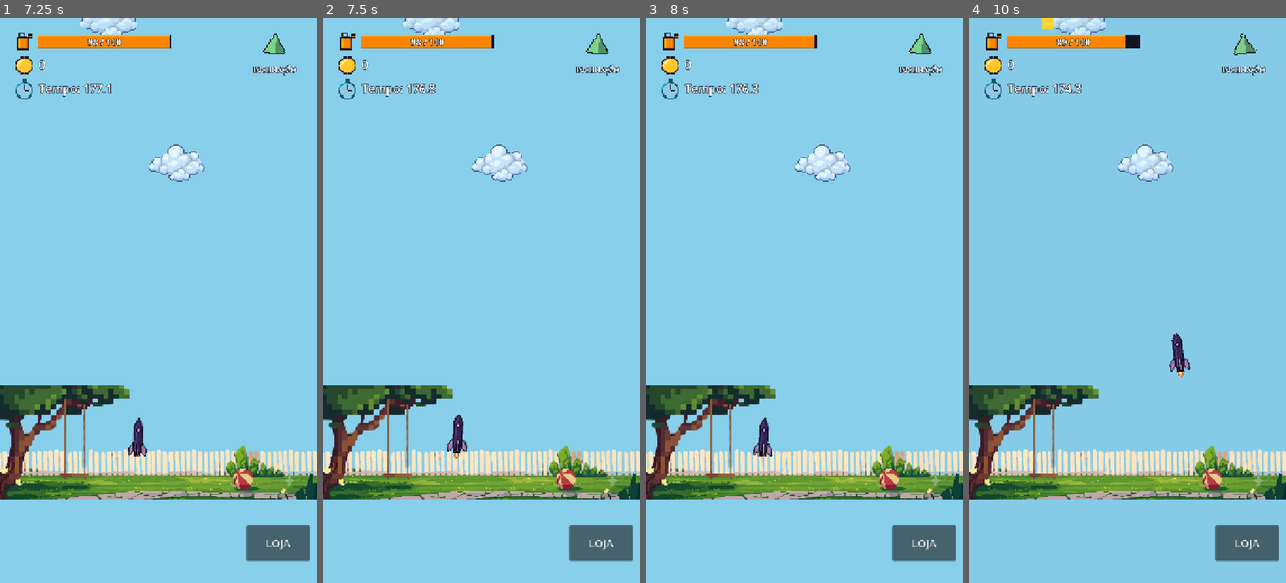
Above: before the commit, frames 1-4 (left to right).
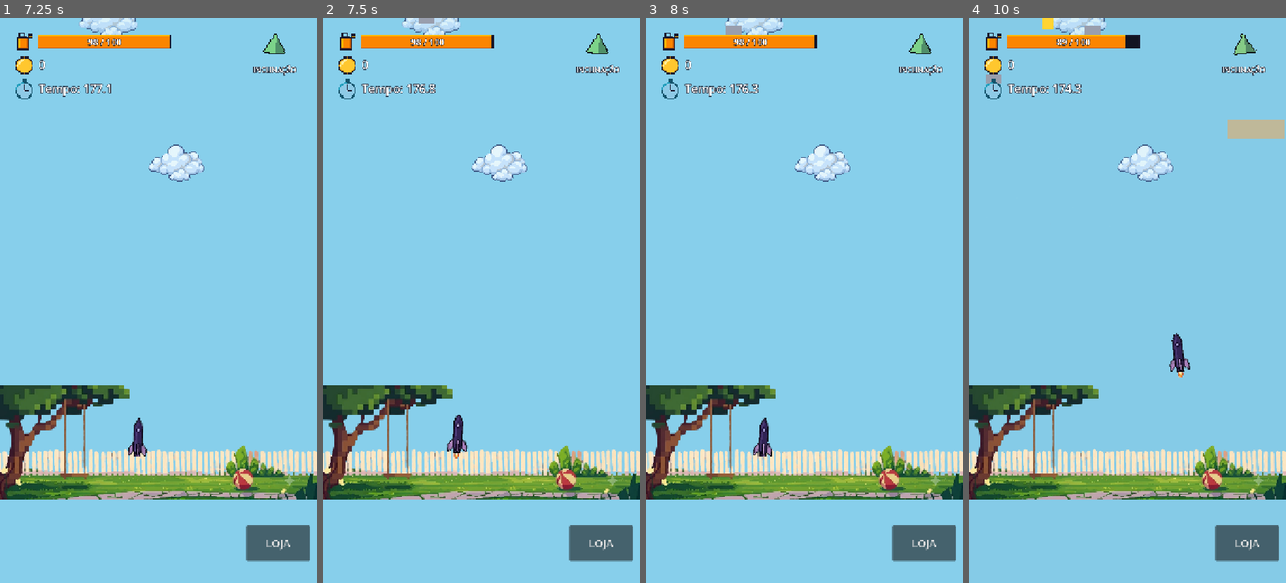
Above: after the commit, the same moments.

Repository: lucasevero/foguete-pra-lua
Game: Godot game, scene res://main.tscn
Two runs of this game, one before a commit and one after it. Both use one fixed random seed, a clock stepped at 60 frames per second and the inputs below.
Inputs (mouse positions are in pixels of both pictures, inside the frame that each line leads up to):
- Up to frame 1 (7.25 s): click "JOGAR" at 0.5 s; click "Atender" at 1.25 s; click "Pular" at 2 s; click "LOJA" at 2.75 s; click "Fechar" at 3.5 s; click "LOJA" at 4.25 s; click "Fechar" at 5 s; click "LOJA" at 5.75 s; click "Fechar" at 6.5 s
- Up to frame 2 (7.5 s): move the mouse to (551, 272) at 7.27 s; click (551, 272) at 7.42 s
- Up to frame 3 (8 s): no input
- Up to frame 4 (10 s): drag from (1064, 328) to (1111, 413) at 8.02 s; move the mouse to (1159, 176) at 8.77 s; click (1159, 176) at 8.92 s; drag from (1111, 413) to (1032, 215) at 9.52 s

Frame 1 is identical in both runs. In frame 2, less than 0.1% of the frame differs, in the area x 30-36%, y 0-1%; in frame 3, less than 0.1%; in frame 4, 0.8%, in the area x 5-100%, y 1-22%.

Commit message:
Low-altitude obstacles: pigeons (diagonal) and zeppelins (horizontal)
- flyer.gd: generic Area2D obstacle moved by a velocity set at spawn; emits
  asteroid_hit on player contact; in the "asteroid" group so the weapon destroys it.
- pigeon.tscn: small horizontal capsule hitbox (bird-shaped). zeppelin.tscn:
  long horizontal capsule hitbox (blimp-shaped). Placeholders (ColorRect) until
  the real sprites arrive.
- low_obstacle_spawner.gd: spawns only while the sky is bright (ratio <
  active_max_ratio 0.30, matching the asteroid spawner's dark_start_ratio).
  Pigeons slow diagonal from the top; zeppelins faster horizontal from the sides.
  Time-based; listens to altitude_changed/game_started. No contract change.

Verified: imports clean, editor renders, web re-exported.

Co-Authored-By: Claude Opus 4.8 <noreply@anthropic.com>

Diff:
--- /dev/null
+++ b/flyer.gd
@@ -0,0 +1,23 @@
+extends Area2D
+## DONO: Dev B — obstáculo voador (pombo/zepelim) da baixa altitude.
+## Move por uma `velocity` setada no spawn. Ao encostar no player, emite
+## asteroid_hit (mesmo canal de "bati num obstáculo"). Grupo "asteroid" p/ a
+## arma também destruir. Sprite real entra depois (placeholder ColorRect).
+
+var velocity: Vector2 = Vector2.ZERO
+
+func _ready() -> void:
+	body_entered.connect(_on_body_entered)
+
+func _physics_process(delta: float) -> void:
+	position += velocity * delta
+	# despawn quando bem fora da tela (margem > offset de spawn)
+	var p := get_global_transform_with_canvas().origin
+	var sz := get_viewport().get_visible_rect().size
+	if p.x < -250.0 or p.x > sz.x + 250.0 or p.y < -250.0 or p.y > sz.y + 250.0:
+		queue_free()
+
+func _on_body_entered(body: Node) -> void:
+	if body.is_in_group("player"):
+		GameEvents.asteroid_hit.emit()
+		queue_free()
--- /dev/null
+++ b/low_obstacle_spawner.gd
@@ -0,0 +1,66 @@
+extends Node2D
+## DONO: Dev B — obstáculos da BAIXA altitude (onde os asteroides NÃO nascem):
+## pombos (diagonal, lentos) e zepelins (horizontal, um pouco mais rápidos).
+## Só spawna enquanto o céu está claro (ratio < active_max_ratio); a partir daí
+## os asteroides assumem. Sem mudança de contrato (escuta altitude_changed/game_started).
+
+@export var pigeon_scene: PackedScene
+@export var zeppelin_scene: PackedScene
+@export var active_max_ratio: float = 0.30   # deve casar com dark_start_ratio do asteroid_spawner
+@export var pigeon_interval: float = 2.0
+@export var zeppelin_interval: float = 4.5
+@export var pigeon_speed: float = 90.0       # lento
+@export var zeppelin_speed: float = 160.0    # um pouco mais rápido
+
+var _player: Node2D
+var _ratio: float = 0.0
+var _pt: float = 0.0
+var _zt: float = 0.0
+
+func _ready() -> void:
+	_player = get_tree().get_first_node_in_group("player")
+	GameEvents.altitude_changed.connect(func(r: float) -> void: _ratio = r)
+	GameEvents.game_started.connect(_reset)
+	_reset()
+
+func _reset() -> void:
+	_ratio = 0.0
+	_pt = pigeon_interval
+	_zt = zeppelin_interval
+
+func _process(delta: float) -> void:
+	if pigeon_scene == null or _player == null:
+		return
+	if _ratio >= active_max_ratio:
+		return                              # céu escuro → asteroides assumem
+	_pt -= delta
+	if _pt <= 0.0:
+		_pt = pigeon_interval
+		_spawn_pigeon()
+	_zt -= delta
+	if _zt <= 0.0:
+		_zt = zeppelin_interval
+		_spawn_zeppelin()
+
+func _spawn_pigeon() -> void:
+	var vp := get_viewport()
+	var sz := vp.get_visible_rect().size
+	var to_world := vp.get_canvas_transform().affine_inverse()
+	var dir := 1.0 if randf() < 0.5 else -1.0
+	var p := pigeon_scene.instantiate()
+	p.velocity = Vector2(dir * pigeon_speed * 0.8, pigeon_speed * 0.6)  # diagonal lenta
+	add_child(p)
+	p.global_position = to_world * Vector2(randf() * sz.x, -60.0)        # acima do topo
+
+func _spawn_zeppelin() -> void:
+	var vp := get_viewport()
+	var sz := vp.get_visible_rect().size
+	var to_world := vp.get_canvas_transform().affine_inverse()
+	var from_left := randf() < 0.5
+	var sx := -120.0 if from_left else sz.x + 120.0
+	var vx := zeppelin_speed if from_left else -zeppelin_speed
+	var sy := randf_range(120.0, sz.y * 0.5)                            # banda superior da tela
+	var z := zeppelin_scene.instantiate()
+	z.velocity = Vector2(vx, 0.0)
+	add_child(z)
+	z.global_position = to_world * Vector2(sx, sy)
--- a/main.tscn
+++ b/main.tscn
@@ -12,6 +12,9 @@
 [ext_resource type="PackedScene" path="res://coin.tscn" id="10"]
 [ext_resource type="PackedScene" path="res://shop.tscn" id="11"]
 [ext_resource type="PackedScene" path="res://big_coin.tscn" id="12"]
+[ext_resource type="Script" path="res://low_obstacle_spawner.gd" id="13"]
+[ext_resource type="PackedScene" path="res://pigeon.tscn" id="14"]
+[ext_resource type="PackedScene" path="res://zeppelin.tscn" id="15"]
 
 [sub_resource type="WorldBoundaryShape2D" id="floor"]
 
@@ -41,6 +44,11 @@
 coin_scene = ExtResource("10")
 big_coin_scene = ExtResource("12")
 
+[node name="LowObstacleSpawner" type="Node2D" parent="."]
+script = ExtResource("13")
+pigeon_scene = ExtResource("14")
+zeppelin_scene = ExtResource("15")
+
 [node name="UI" parent="." instance=ExtResource("7")]
 
 [node name="Shop" parent="." instance=ExtResource("11")]
--- /dev/null
+++ b/pigeon.tscn
@@ -0,0 +1,21 @@
+[gd_scene load_steps=3 format=3]
+
+[ext_resource type="Script" path="res://flyer.gd" id="1"]
+
+[sub_resource type="CapsuleShape2D" id="1"]
+radius = 11.0
+height = 34.0
+
+[node name="Pigeon" type="Area2D" groups=["asteroid"]]
+script = ExtResource("1")
+
+[node name="Sprite" type="ColorRect" parent="."]
+offset_left = -18.0
+offset_top = -11.0
+offset_right = 18.0
+offset_bottom = 11.0
+color = Color(0.6, 0.62, 0.68, 1)
+
+[node name="Collision" type="CollisionShape2D" parent="."]
+rotation = 1.5708
+shape = SubResource("1")
--- /dev/null
+++ b/zeppelin.tscn
@@ -0,0 +1,21 @@
+[gd_scene load_steps=3 format=3]
+
+[ext_resource type="Script" path="res://flyer.gd" id="1"]
+
+[sub_resource type="CapsuleShape2D" id="1"]
+radius = 22.0
+height = 130.0
+
+[node name="Zeppelin" type="Area2D" groups=["asteroid"]]
+script = ExtResource("1")
+
+[node name="Sprite" type="ColorRect" parent="."]
+offset_left = -65.0
+offset_top = -22.0
+offset_right = 65.0
+offset_bottom = 22.0
+color = Color(0.75, 0.72, 0.6, 1)
+
+[node name="Collision" type="CollisionShape2D" parent="."]
+rotation = 1.5708
+shape = SubResource("1")
Not shown, added: flyer.gd.uid
Not shown, added: low_obstacle_spawner.gd.uid
Not shown: 1 places in main.tscn that only renumber resources
Not shown, changed: .claude/devlog/obstacles.md
